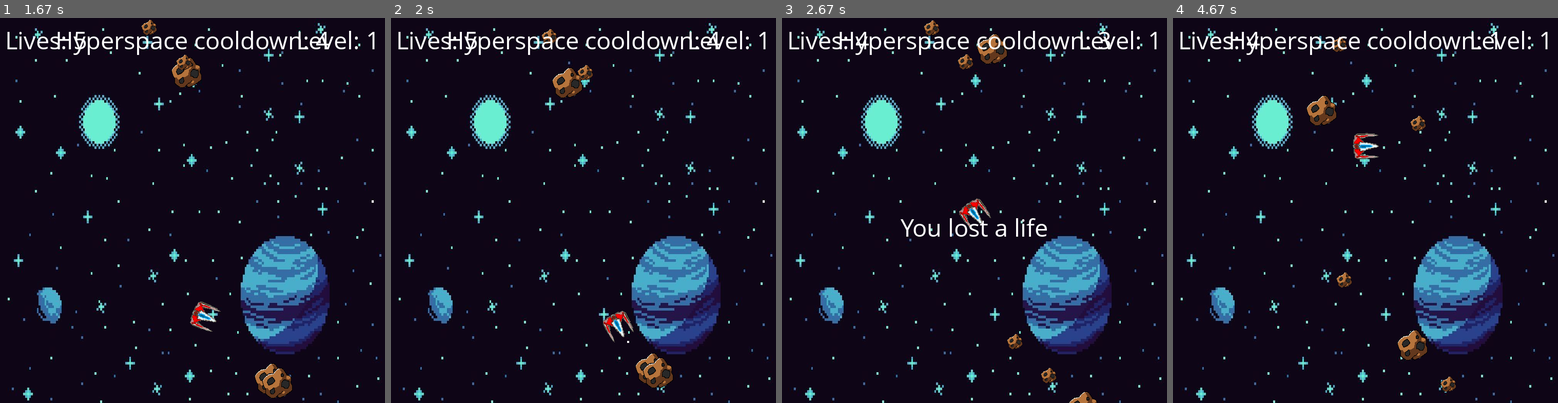
Above: before the commit, frames 1-4 (left to right).
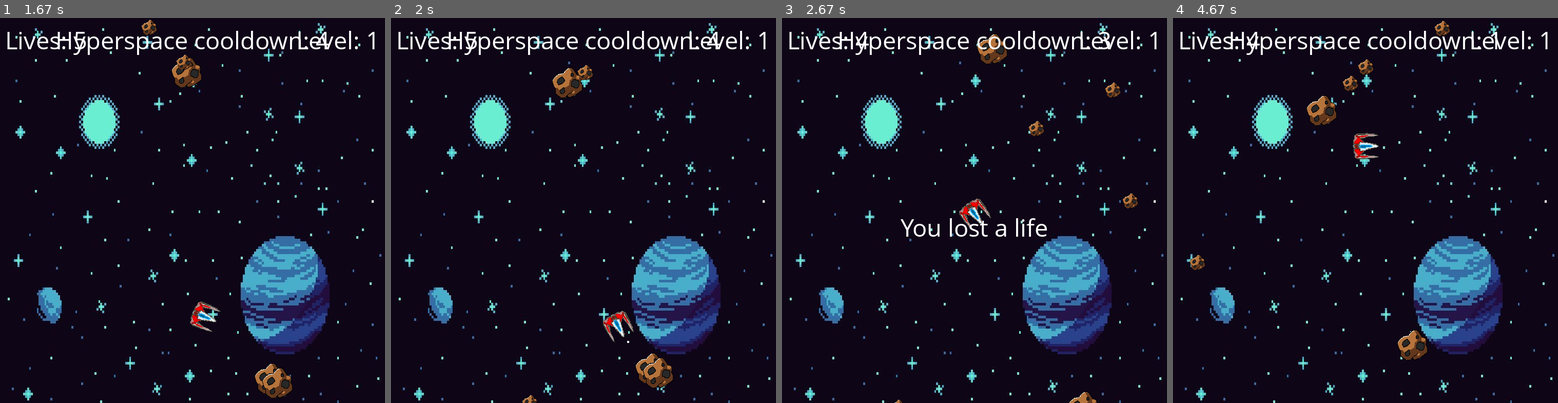
Above: after the commit, the same moments.

Repository: the-bald-lad/Pygame-asteroids
Game: pygame game, started from main.py
The game is run twice, just before and just after one commit, with the same random seed, the same clock (stepped at 60 frames per second) and the same inputs.
Inputs:
- Up to frame 1 (1.67 s): tap H at 0.33 s; tap C at 0.67 s; hold D 1-1.47 s; tap Space at 1.07, 1.37, 1.57 s; hold W from 1.5 s (still down)
- Up to frame 2 (2 s): release W at 1.8 s; hold D from 1.83 s (still down); tap Space at 1.9 s; tap C at 1.98 s
- Up to frame 3 (2.67 s): tap Space at 2.2, 2.4 s; release D at 2.3 s; hold A from 2.33 s (still down)
- Up to frame 4 (4.67 s): tap Space at 2.7, 2.97, 3.27, 3.4, 3.8, 4.1, 4.47 s; release A at 2.87 s; hold A 2.9-3.3 s; hold W 3.33-3.7 s; tap C at 3.48 s; hold D 3.73-4.37 s; hold A from 4.4 s (still down)

Frame 1 is identical in both runs. In frame 2, 0.1% of the frame differs, in the area x 34-44%, y 2-100%; in frame 3, 0.7%; in frame 4, 0.8%, in the area x 4-74%, y 0-98%.

Commit message:
added changes for mini meteors

Diff:
--- a/main.py
+++ b/main.py
@@ -145,8 +145,6 @@
     def __init__(self,x, y, level):
         self.x = x
         self.y = y
-        self.sx = self.x
-        self.sy = self.y
         self.lvl = level
         self.w = ASTEROID.get_width()
         self.h = ASTEROID.get_height()
@@ -166,17 +164,13 @@
 
     def check(self):
         if self.x > WIDTH:
-            self.x = self.sx
-            self.y = self.sy
+            self.x = 0
         if self.x < 0:
-            self.x = self.sx
-            self.y = self.sy
+            self.x = WIDTH
         if self.y < 0:
-            self.x = self.sx
-            self.y = self.sy
+            self.y = HEIGHT
         if self.y > HEIGHT:
-            self.x = self.sx
-            self.y = self.sy
+            self.y = 0
 
     def draw(self, window):
         window.blit(self.ast_img, (self.x, self.y))
@@ -185,8 +179,8 @@
         return collsion(self, obj)
 
     def reset(self):
-        self.x = self.sx
-        self.y = self.sy
+        self.x = randint(0, WIDTH)
+        self.y = randint(0, HEIGHT)
 
 
 class Laser(object):
